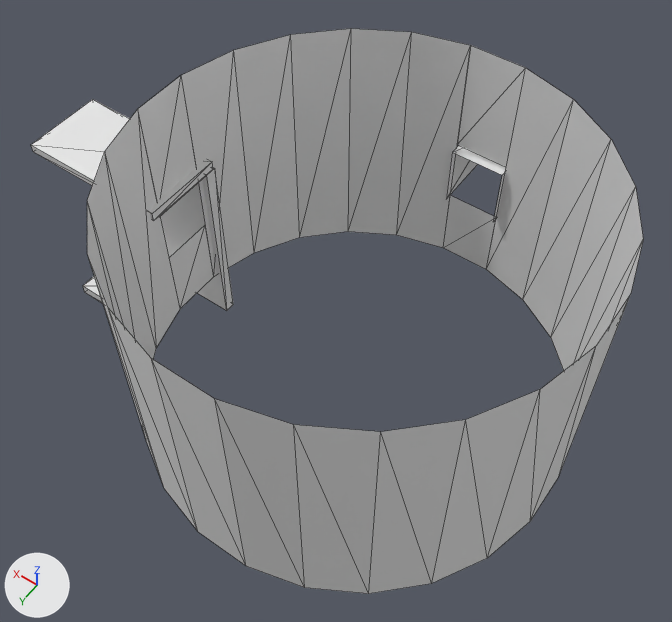
Two versions of the OBJ model models/areas/thymetemple/stone_0_-3.obj, one commit apart.
Both versions are drawn from a 50 mm lens placed at (-12.0, 66.3, 29.7), pointed at (1.9, 46.9, -0.8). Arrows for +X, +Y and +Z are at lower left; the lights stay in place. The older version comes first. Mesh edges are drawn as thin lines. Where no turn or scale is listed for an object, it has been applied to the vertices. Vertices at exactly the same position are counted once.

Names of what the first picture shows: 'stone_0_-3'.
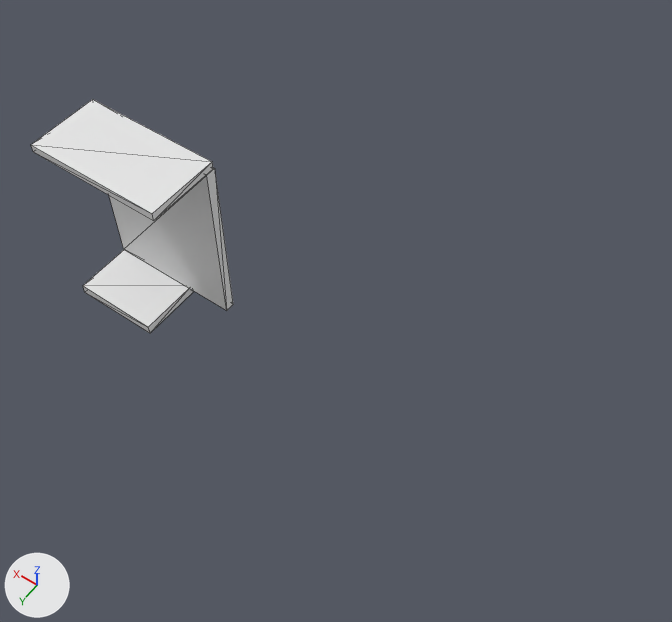
Edits to the bpy script that builds the scene:
```text
Change me_stone_0__3:
    used by ob_stone_0__3; location = (0.0, 0.0, 0.0)
    remove me_stone_0__3.from_pydata(...)  # 88 vertices, 94 faces; spans x -8.9..15.4, y 34.0..56.9, z -6.5..8.0
    add me_stone_0__3.from_pydata(...)  # 24 vertices, 36 faces; spans x 8.6..15.4, y 46.2..49.8, z -6.5..3.4
    me_stone_0__3 part 1: the loose piece of 56 vertices spanning x -8.9..8.9, y 39.1..56.9, z -3.5..8.0 is deleted
    me_stone_0__3 part 2: the loose piece of 8 vertices spanning x -1.2..1.2, y 34.0..39.4, z 0.0..2.8 is deleted
```

Where the change shows, as pixel boxes [x1, y1, x2, y2] in the pictures (672 x 622 px):
'stone_0_-3', reshaped (67% narrower, 58% shorter): before [31, 29, 643, 594]; after [31, 99, 233, 333]
part 1 of me_stone_0__3, deleted: before [87, 29, 643, 594]
part 2 of me_stone_0__3, deleted: before [446, 146, 506, 222]
